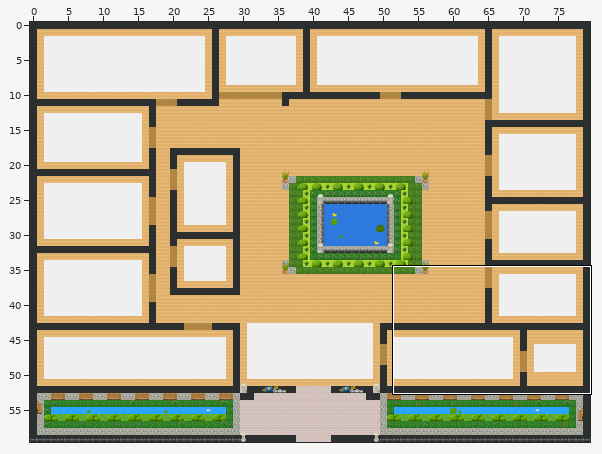
Tiled map (JSON): maps/ar-office.tmj. Above, an overview of the earlier version with the close-up marked.
Close-up. As it was:
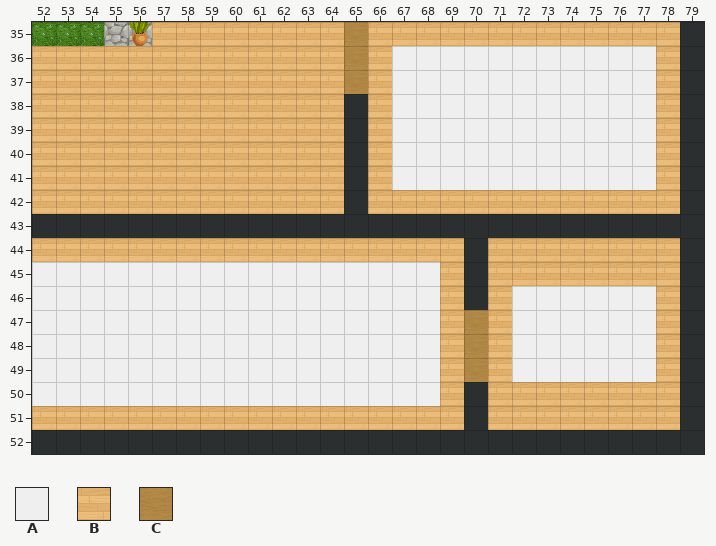
Cells are 32x32 px. Shown: x 52..79, y 35..52. The commit also changed other parts of the map, which this record leaves out.
Key: from "WA_Room_Builder": A 276, B 350, C 353.
_ is an empty cell.
Layers that did not change in this view are not listed.
Layer "area interna/chao interno" before, first column x 52:
35 _____BBBBBBBBCBBBBBBBBBBBBB_
36 BBBBBBBBBBBBBCBAAAAAAAAAAAB_
37 BBBBBBBBBBBBBCBAAAAAAAAAAAB_
38 BBBBBBBBBBBBB_BAAAAAAAAAAAB_
39 BBBBBBBBBBBBB_BAAAAAAAAAAAB_
40 BBBBBBBBBBBBB_BAAAAAAAAAAAB_
41 BBBBBBBBBBBBB_BAAAAAAAAAAAB_
42 BBBBBBBBBBBBB_BBBBBBBBBBBBB_
43 ____________________________
44 BBBBBBBBBBBBBBBBBB_BBBBBBBB_
45 AAAAAAAAAAAAAAAAAB_BBBBBBBB_
46 AAAAAAAAAAAAAAAAAB_BAAAAAAB_
47 AAAAAAAAAAAAAAAAABCBAAAAAAB_
48 AAAAAAAAAAAAAAAAABCBAAAAAAB_
49 AAAAAAAAAAAAAAAAABCBAAAAAAB_
50 AAAAAAAAAAAAAAAAAB_BBBBBBBB_
51 BBBBBBBBBBBBBBBBBB_BBBBBBBB_
52 ____________________________
The result:
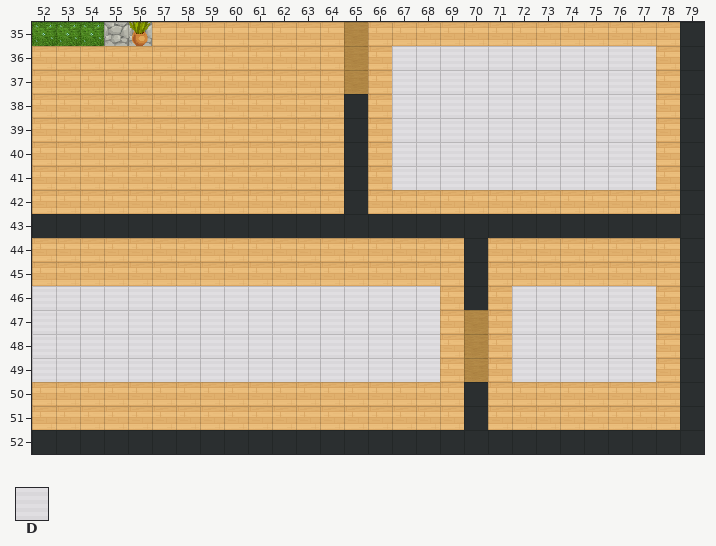
Further tiles: from "WA_Room_Builder": D 358.
Diff:
Layer "area interna/chao interno":
The edit turns tile A into tile B in row 45 at x 52 to 68; in row 50 at x 52 to 68.
The edit turns tile A into tile D in rows 36 to 41 at x 67 to 77; in rows 46 to 49 at x 52 to 68 and 72 to 77.
Pixel boxes of the changes (left, top, right, bottom) in both close-ups:
changed: (392, 46, 656, 190)
changed: (32, 262, 440, 406)
changed: (512, 286, 656, 382)
